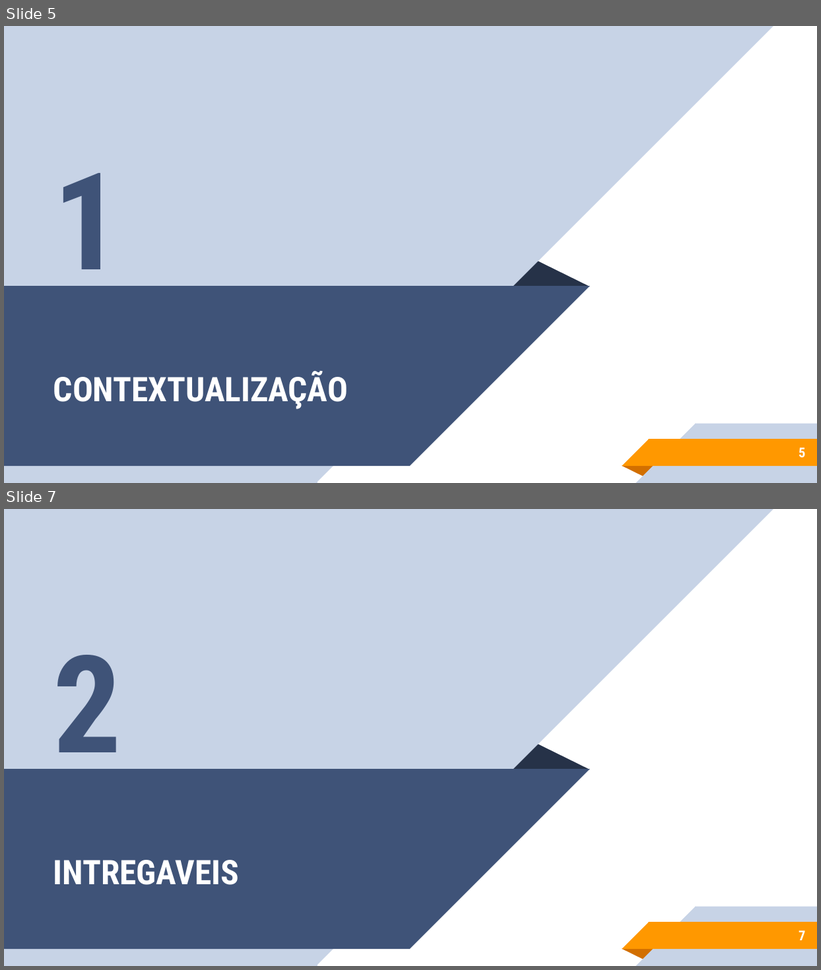
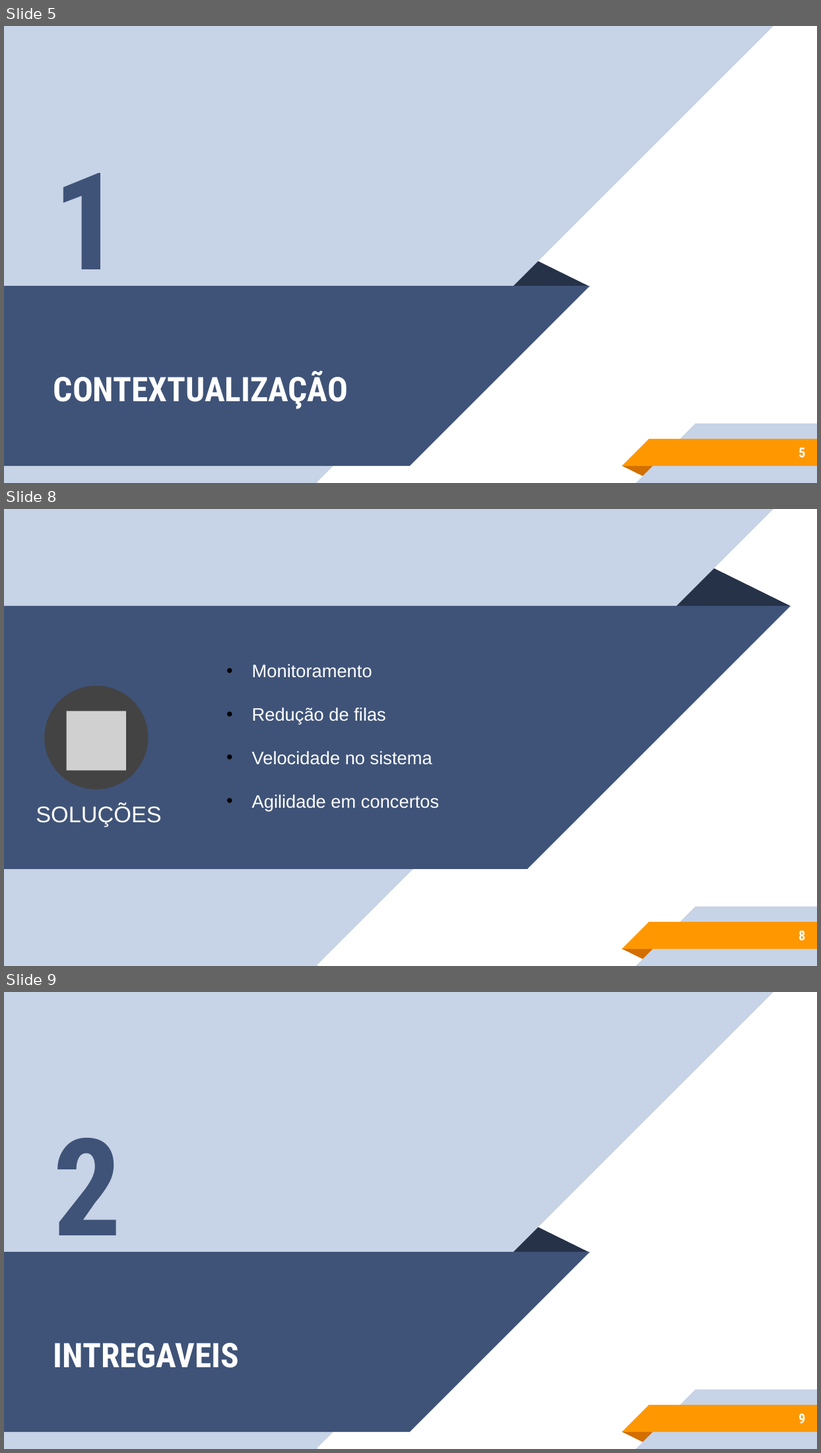
Before and after one commit to sergioetrindade/GRUPO-10-2ADSA, a slide deck: Documentação/ppts/Apresentação.pptx. Shown one above the other, each under a label of ours: slides 5 and 7 before the commit, slides 5, 8 and 9 after it; the slides between them are not shown. The pictures are 821x970 and 821x1453 pixels, drawn with LibreOffice and Linux fonts; fonts in the diff are those of the drawing; grey boxes stand for pictures. Boxes give left, top, right and bottom in pixels: in the first picture for what was removed or moved away, otherwise in the second. Text is boxed around its words. In the diff, an @@ line names an element or a change of style, - is before the commit and + after.

```diff
--- a/Documentação/ppts/Apresentação.pptx
+++ b/Documentação/ppts/Apresentação.pptx
@@ slide 8 added at [4, 509, 817, 966], background #FFFFFF; not listed: 7 template elements that a slide beside it also shows @@
@@ triangle added at [675, 568, 790, 606], fill #263248 @@
@@ rectangle added at [4, 606, 527, 869], fill #3F5378 @@
@@ text added at [29, 599, 89, 657], 72 pt, text #FF9800, bold @@
+“
@@ right triangle added at [527, 606, 791, 869], fill #3F5378 @@
@@ rectangle added at [4, 623, 85, 704], fill #3F5378 @@
@@ text added at [252, 664, 439, 811], 16 pt, text #FFFFFF @@
+• Monitoramento
+• Redução de filas
+• Velocidade no sistema
+• Agilidade em concertos
@@ ellipse added at [45, 685, 149, 789], fill #434343 @@
@@ picture added at [67, 712, 126, 771] @@
@@ text added at [36, 804, 161, 826], 20 pt, text #FFFFFF @@
+SOLUÇÕES
@@ page number added at [799, 931, 805, 941], 12 pt, text #FFFFFF, bold @@
+8
@@ what was slide 7 is now slide 9 @@
@@ page number at [799, 1414, 805, 1424]: text changed @@
-7
+9
```
Also in this commit, not shown: 2 slides changed, 5 other slides added, 1 slide removed, 1 other file.
